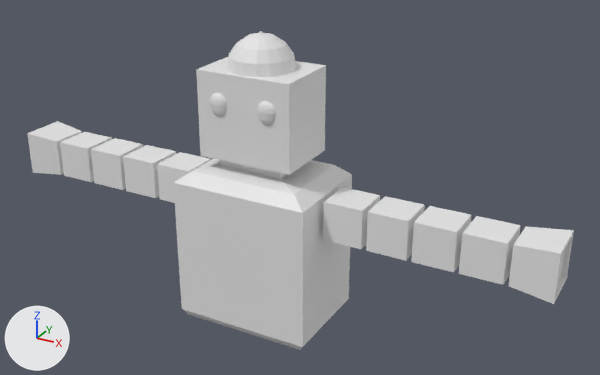
Renders of the Blender file Assets/Graphics/Models/Animals/NPC.blend from each side of a commit.
Rendered twice from a 50 mm camera at (5.51, -8.98, 5.48) aimed at (0.12, 0.81, 0.58). The axes (+X, +Y, +Z) are drawn at lower left. The lights are the same throughout.
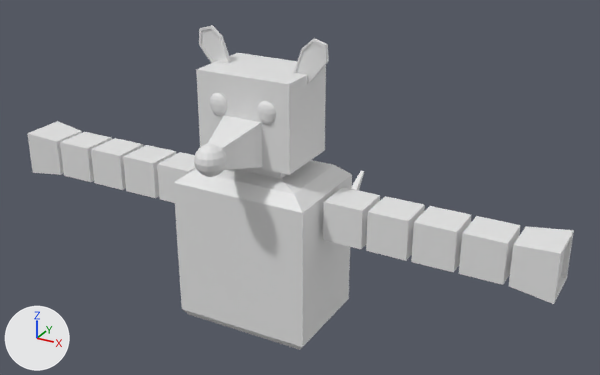
What changed in the scene script:
```text
Add me_cube_005:
    me_cube_005.from_pydata(...)  # 142 vertices, 152 faces; spans x -1.6..1.6, y -1.5..10.0, z -14.0..2.3
Add me_cube_004:
    me_cube_004.from_pydata(...)  # 24 vertices, 22 faces; spans x -5.14..-2.55, y -1.0..1.0, z -1.68..1.62
Change ob_priesthat:
    add ob_priesthat.hide_set(True)
Add ob_nose:
    ob_nose = bpy.data.objects.new('Nose', me_cube_005)
    ob_nose.location = (0.0, -0.83, 1.6)
    ob_nose.scale = (0.185, 0.416, 0.185)
Add ob_ears:
    ob_ears = bpy.data.objects.new('Ears', me_cube_004)
    ob_ears.location = (0.0, 0.0, 2.73)
    ob_ears.scale = (0.187, 0.031, 0.187)
    _m = ob_ears.modifiers.new('Mirror', 'MIRROR')
```

Boxes (x1, y1, x2, y2) around the edits, measured in the pictures (600 x 375 px):
'Nose', added: after (194, 115, 364, 190)
'PriestHat', hidden: before (227, 31, 297, 77)
'Ears', added: after (199, 25, 329, 85)
